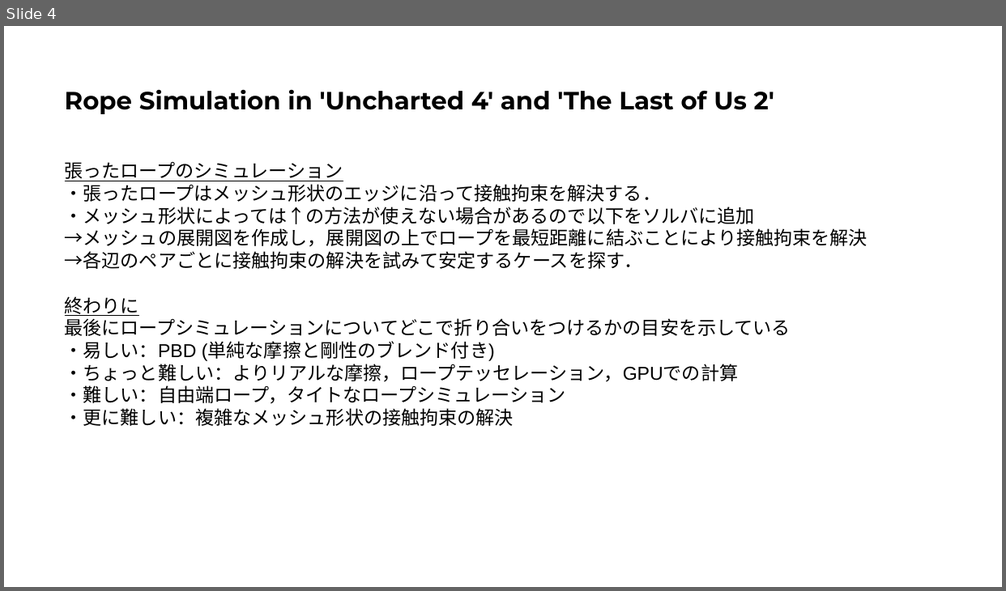
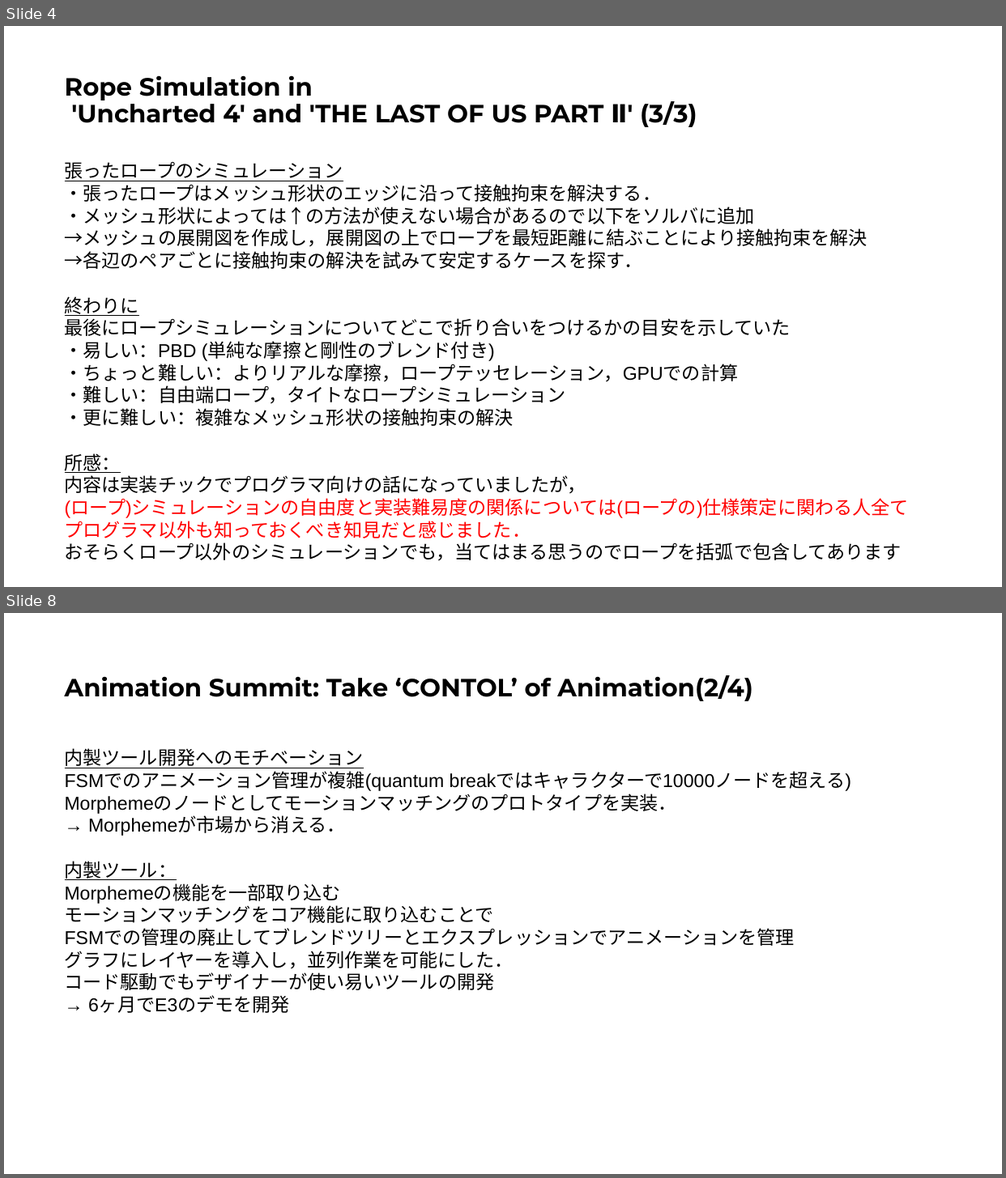
Before and after one commit to IchigoPantsu/test, a slide deck: rope.pptx. Shown one above the other, each under a label of ours: slide 4 before the commit, slides 4 and 8 after it; the slides between them are not shown. The pictures are 1006x591 and 1006x1178 pixels, drawn with LibreOffice and Linux fonts; fonts in the diff are those of the drawing. Boxes give left, top, right and bottom in pixels: in the first picture for what was removed or moved away, otherwise in the second. Text is boxed around its words. In the diff, an @@ line names an element or a change of style, - is before the commit and + after.

```diff
--- a/rope.pptx
+++ b/rope.pptx
@@ slide 8 added at <box>4,613,1002,1174</box>, background #FFFFFF @@
@@ title added at <box>65,675,752,701</box>, 24 pt, text #000000, bold @@
+Animation Summit: Take ‘CONTOL’ of Animation(2/4)
@@ text added at <box>65,748,851,1013</box>, 18 pt, text #000000 @@
+内製ツール開発へのモチベーション
+FSMでのアニメーション管理が複雑(quantum breakではキャラクターで10000ノードを超える)
+Morphemeのノードとしてモーションマッチングのプロトタイプを実装．
+→ Morphemeが市場から消える．
+内製ツール：
+Morphemeの機能を一部取り込む
+モーションマッチングをコア機能に取り込むことで
+FSMでの管理の廃止してブレンドツリーとエクスプレッションでアニメーションを管理
+グラフにレイヤーを導入し，並列作業を可能にした．
+コード駆動でもデザイナーが使い易いツールの開発
+→ 6ヶ月でE3のデモを開発
@@ slide 4 changed as well @@
@@ title at <box>65,75,697,128</box>: text changed @@
-Rope Simulation in 'Uncharted 4' and 'The Last of Us 2'
+Rope Simulation in
+'Uncharted 4' and 'THE LAST OF US PART Ⅱ' (3/3)
@@ text at <box>65,318,791,336</box>: text changed @@
-最後にロープシミュレーションについてどこで折り合いをつけるかの目安を示している
+最後にロープシミュレーションについてどこで折り合いをつけるかの目安を示していた
@@ text at <box>65,454,909,561</box>: paragraphs added @@
+所感：
+内容は実装チックでプログラマ向けの話になっていましたが，
+(ロープ)シミュレーションの自由度と実装難易度の関係については(ロープの)仕様策定に関わる人全て
+プログラマ以外も知っておくべき知見だと感じました．
+おそらくロープ以外のシミュレーションでも，当てはまる思うのでロープを括弧で包含してあります
```
Also in this commit, not shown: 2 other slides changed, 15 other slides added.
